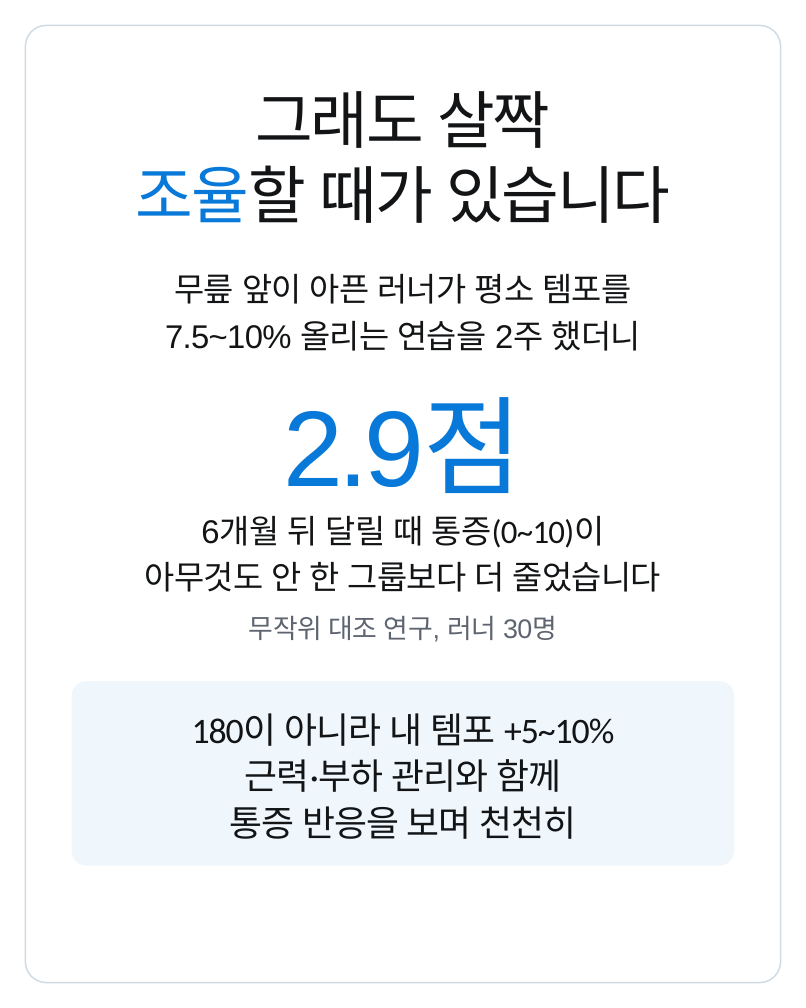
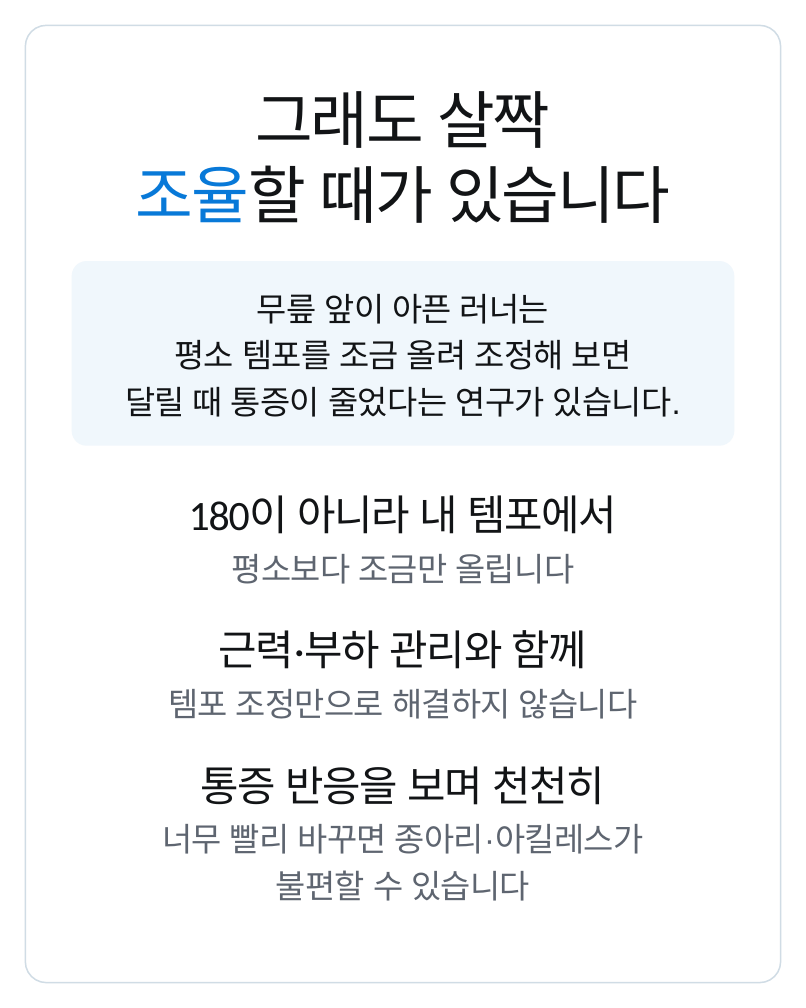
Before and after one commit to js920915-cyber/New-box, a slide deck: slide 7 of content/cadence-180-rule/adobe-express/cadence-180-rule-express.pptx. Drawn at 806x1008 pixels with LibreOffice and Linux fonts; fonts in the diff are those of the drawing. Boxes give left, top, right and bottom in pixels: in the first picture for what was removed or moved away, otherwise in the second. Text is boxed around its words. In the diff, an @@ line names an element or a change of style, - is before the commit and + after.

```diff
--- a/content/cadence-180-rule/adobe-express/cadence-180-rule-express.pptx
+++ b/content/cadence-180-rule/adobe-express/cadence-180-rule-express.pptx
@@ rounded rectangle moved from (x1=72, y1=681, x2=734, y2=865) to (x1=72, y1=261, x2=734, y2=446) @@
@@ text at (x1=257, y1=294, x2=549, y2=324): text changed @@
-무릎 앞이 아픈 러너가 평소 템포를
+무릎 앞이 아픈 러너는
@@ text at (x1=174, y1=340, x2=632, y2=370): text changed @@
-7.5~10% 올리는 연습을 2주 했더니
+평소 템포를 조금 올려 조정해 보면
@@ text at (x1=125, y1=387, x2=681, y2=417): text changed; size 108 to 33 pt; font Arial to Calibri; text colour #0879D8 to #121416 @@
-2.9점
+달릴 때 통증이 줄었다는 연구가 있습니다.
@@ text at (x1=189, y1=495, x2=617, y2=534): text changed; size 33 to 42 pt @@
-6개월 뒤 달릴 때 통증(0~10)이
+180이 아니라 내 템포에서
@@ text at (x1=232, y1=554, x2=574, y2=584): text changed; text colour #121416 to #5E6570 @@
-아무것도 안 한 그룹보다 더 줄었습니다
+평소보다 조금만 올립니다
@@ text "근력·부하 관리와 함께" at (x1=219, y1=630, x2=588, y2=669): size 36 to 42 pt, letter spacing -1.1 to -1.3 pt @@
@@ text "근력·부하 관리와 함께" moved from (x1=245, y1=759, x2=561, y2=792) to (x1=219, y1=630, x2=588, y2=669) @@
@@ text removed at (x1=249, y1=616, x2=557, y2=642) @@
-무작위 대조 연구, 러너 30명
@@ text at (x1=168, y1=689, x2=638, y2=719): text changed; size 36 to 33 pt; font Calibri to Arial; text colour #121416 to #5E6570 @@
-180이 아니라 내 템포 +5~10%
+템포 조정만으로 해결하지 않습니다
@@ text "통증 반응을 보며 천천히" moved from (x1=230, y1=806, x2=577, y2=839) to (x1=201, y1=766, x2=605, y2=805) @@
@@ text "통증 반응을 보며 천천히" at (x1=201, y1=766, x2=605, y2=805): size 36 to 42 pt, letter spacing -1.1 to -1.3 pt @@
@@ text added at (x1=162, y1=824, x2=644, y2=854), 33 pt, text #5E6570 @@
+너무 빨리 바꾸면 종아리·아킬레스가
@@ text added at (x1=276, y1=870, x2=530, y2=901), 33 pt, text #5E6570 @@
+불편할 수 있습니다
```
Also in this commit, not shown: 1 other slide changed, 19 other files.
